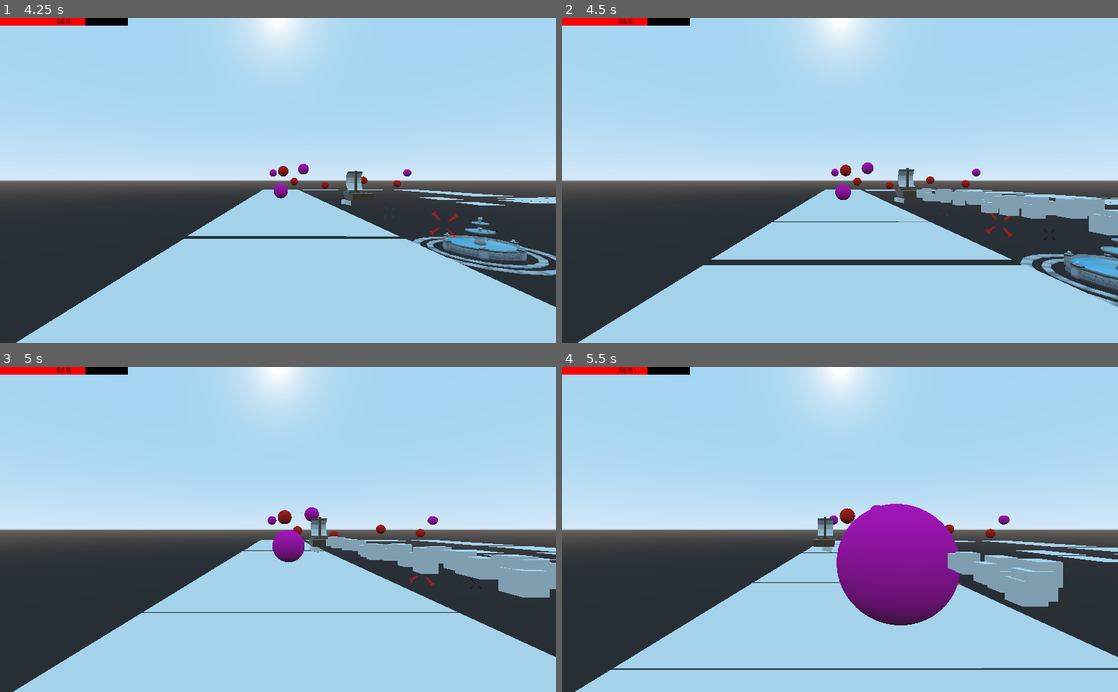
Above: before the commit, frames 1-4 (two rows, left to right).
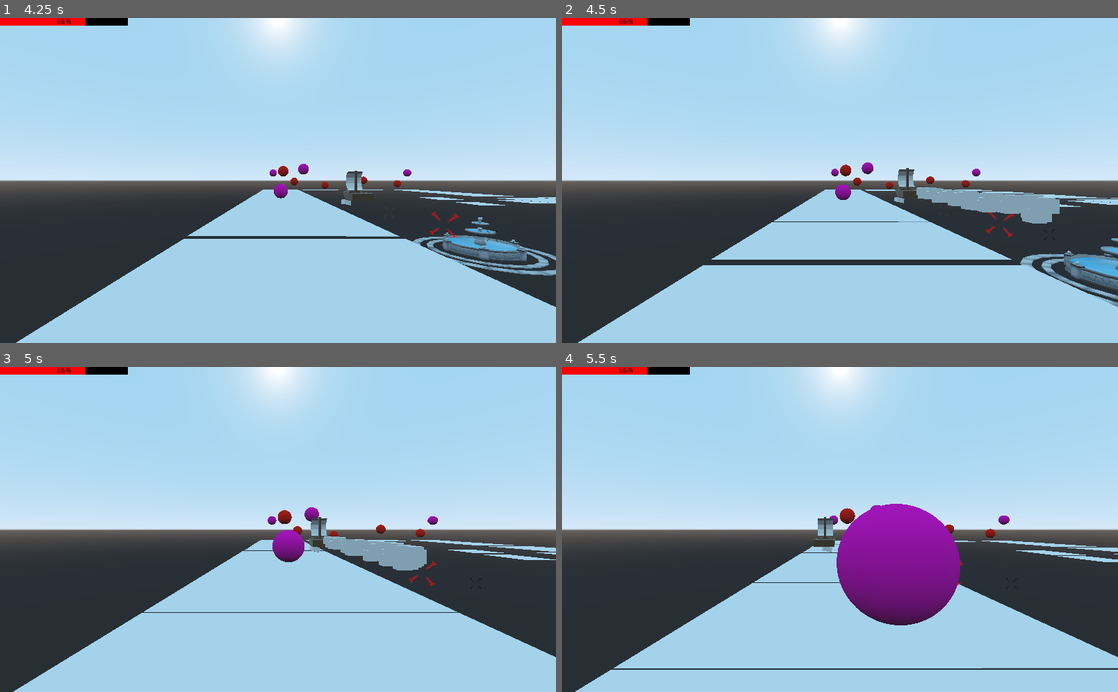
Above: after the commit, the same moments.

Repository: Joren-S-Tier/WolfLance-Alpha
Game: Godot game, scene res://main menu.tscn
Same seed, same stepped clock (60 frames per second), same inputs: the game is played once before the commit and once after it. Sound files missing from this copy of the repository are replaced by a short silence.
Inputs (mouse positions are in pixels of both pictures, inside the frame that each line leads up to):
- Up to frame 1 (4.25 s): click (127, 239) at 0.5 s; move the mouse to (400, 164) at 1.27 s; hold D (move_right) 1.28-2.03 s; hold Down (aim_down) 1.28-2.03 s; click (400, 164) at 1.42 s; move the mouse to (166, 196) at 2.02 s; hold S (move_down) 2.03-2.78 s; tap Left (aim_left) at 2.1 s; move the mouse to (333, 109) at 2.77 s; hold D (move_right) 2.78-3.53 s; hold Right (aim_right) 2.78-3.53 s; move the mouse to (250, 245) at 3.52 s; hold W (move_up) from 3.53 s (still down); tap Up (aim_up) at 3.6 s; click (250, 245) at 3.67 s
- Up to frame 2 (4.5 s): move the mouse to (1006, 229) at 4.27 s; release W (move_up) at 4.28 s; hold A (move_left) from 4.28 s (still down); hold Space (boosting) from 4.28 s (still down)
- Up to frame 3 (5 s): keep holding A (move_left); keep holding Space (boosting)
- Up to frame 4 (5.5 s): keep holding A (move_left); move the mouse to (673, 480) at 5.02 s; release Space (boosting) at 5.03 s; tap Shift (dodge roll) at 5.1 s

Frame 1 is identical in both runs. In frame 2, 1.2% of the frame differs, in the area x 63-100%, y 52-67%; in frame 3, 2.5%, in the area x 58-100%, y 52-71%; in frame 4, 2.3%.

Commit message:
Updated Particle Effects
lower lifetime for smoke

Diff:
--- a/WolfLance-VS-Alpha/main menu.tscn
+++ b/WolfLance-VS-Alpha/main menu.tscn
@@ -9,6 +9,9 @@
 margin_right = -401.408
 margin_bottom = -210.0
 script = ExtResource( 2 )
+__meta__ = {
+"_edit_use_anchors_": false
+}
 
 [node name="TextureRect" type="TextureRect" parent="."]
 margin_right = 1425.0
--- a/WolfLance-VS-Alpha/ship.tscn
+++ b/WolfLance-VS-Alpha/ship.tscn
@@ -121,7 +121,7 @@
 [node name="BoostEffect" type="Particles" parent="."]
 transform = Transform( 1, 0, 0, 0, 1, 0, 0, 0, 1, 0, -5.09436, 13.7972 )
 amount = 100
-lifetime = 0.5
+lifetime = 0.15
 local_coords = false
 process_material = SubResource( 5 )
 draw_pass_1 = SubResource( 6 )
